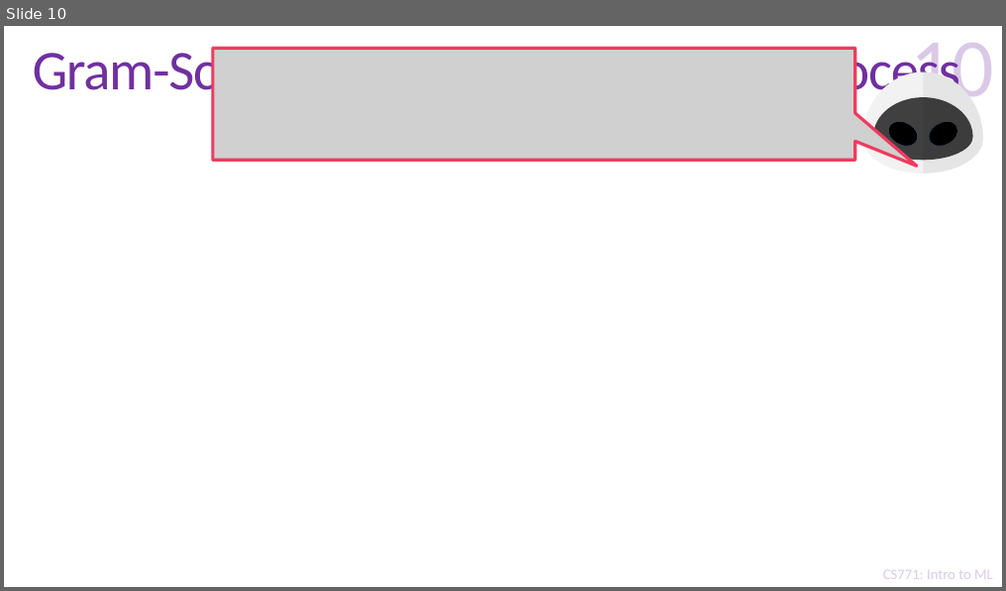
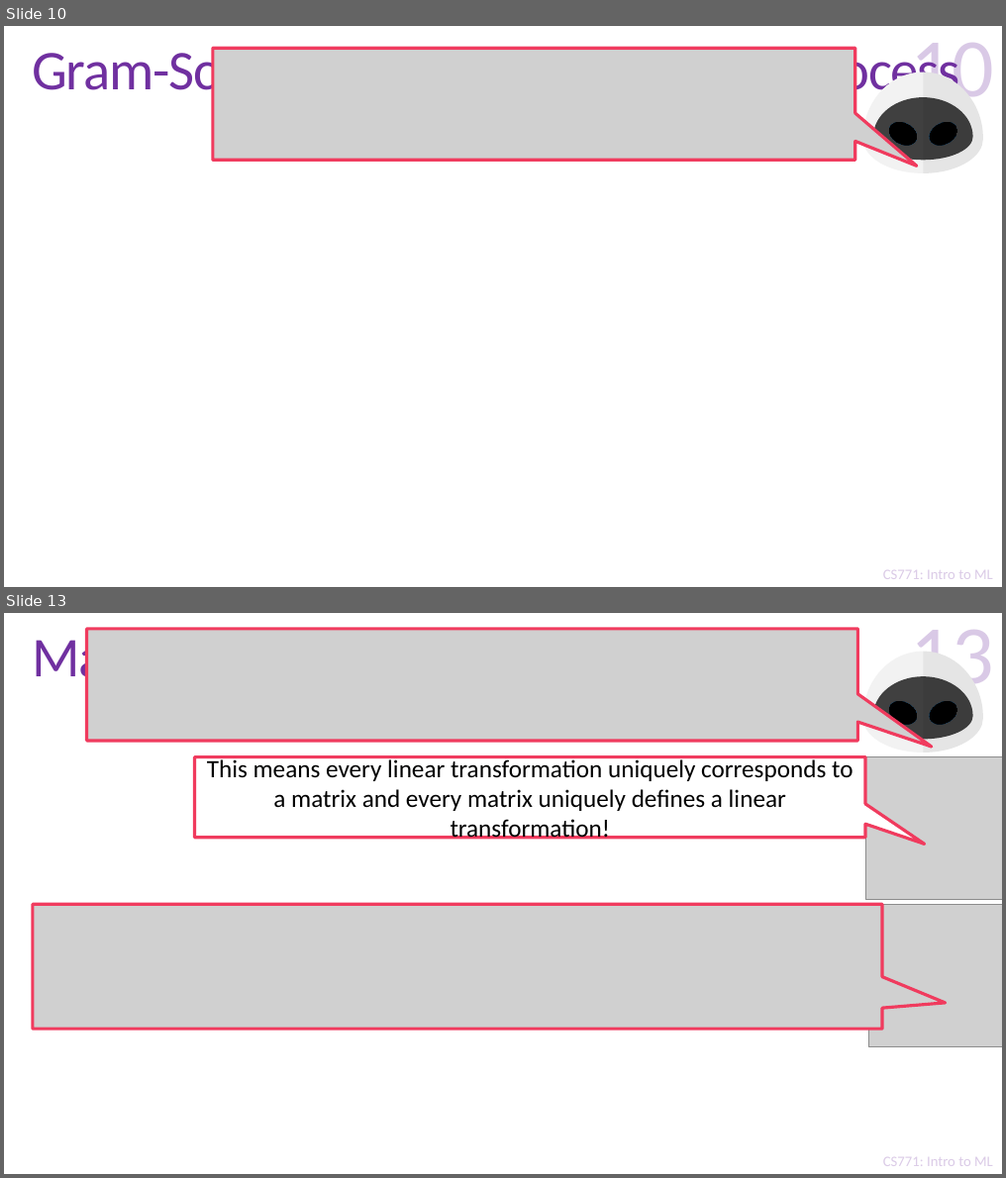
Before and after one commit to purushottamkar/ml19-20w, a slide deck: lecture_slides/16_Linear Algebra Refresher.pptx. Shown one above the other, each under a label of ours: slide 10 before the commit, slides 10 and 13 after it; the slides between them are not shown. The pictures are 1006x591 and 1006x1178 pixels, drawn with LibreOffice and Linux fonts; fonts in the diff are those of the drawing; grey boxes stand for pictures; background and template pictures are left out. Boxes give left, top, right and bottom in pixels: in the first picture for what was removed or moved away, otherwise in the second. Text is boxed around its words. In the diff, an @@ line names an element or a change of style, - is before the commit and + after.

```diff
--- a/lecture_slides/16_Linear Algebra Refresher.pptx
+++ b/lecture_slides/16_Linear Algebra Refresher.pptx
@@ slide 13 added at (x1=4, y1=613, x2=1002, y2=1174), background #FFFFFF; not listed: 2 template elements that a slide beside it also shows @@
@@ title added at (x1=33, y1=630, x2=849, y2=690), 54 pt, text #7030A0 @@
+Matrices ARE Linear Transformations!
@@ picture added at (x1=87, y1=629, x2=858, y2=741) @@
@@ page number added at (x1=910, y1=630, x2=994, y2=702), 80 pt, text #7030A0 at 25% opacity @@
+13
@@ group added at (x1=863, y1=652, x2=984, y2=753): 3 freeform shapes, 2 ellipses @@
@@ speech box added at (x1=195, y1=758, x2=865, y2=838), fill #FFFFFF, outline #F03B5E 3 pt, 24 pt, text #000000 @@
+This means every linear transformation uniquely corresponds to a matrix and every matrix uniquely defines a linear transformation!
@@ picture added at (x1=865, y1=758, x2=1002, y2=900) @@
@@ picture added at (x1=33, y1=904, x2=882, y2=1029) @@
@@ picture added at (x1=868, y1=904, x2=1002, y2=1047) @@
```
Also in this commit, not shown: 17 other slides added.
